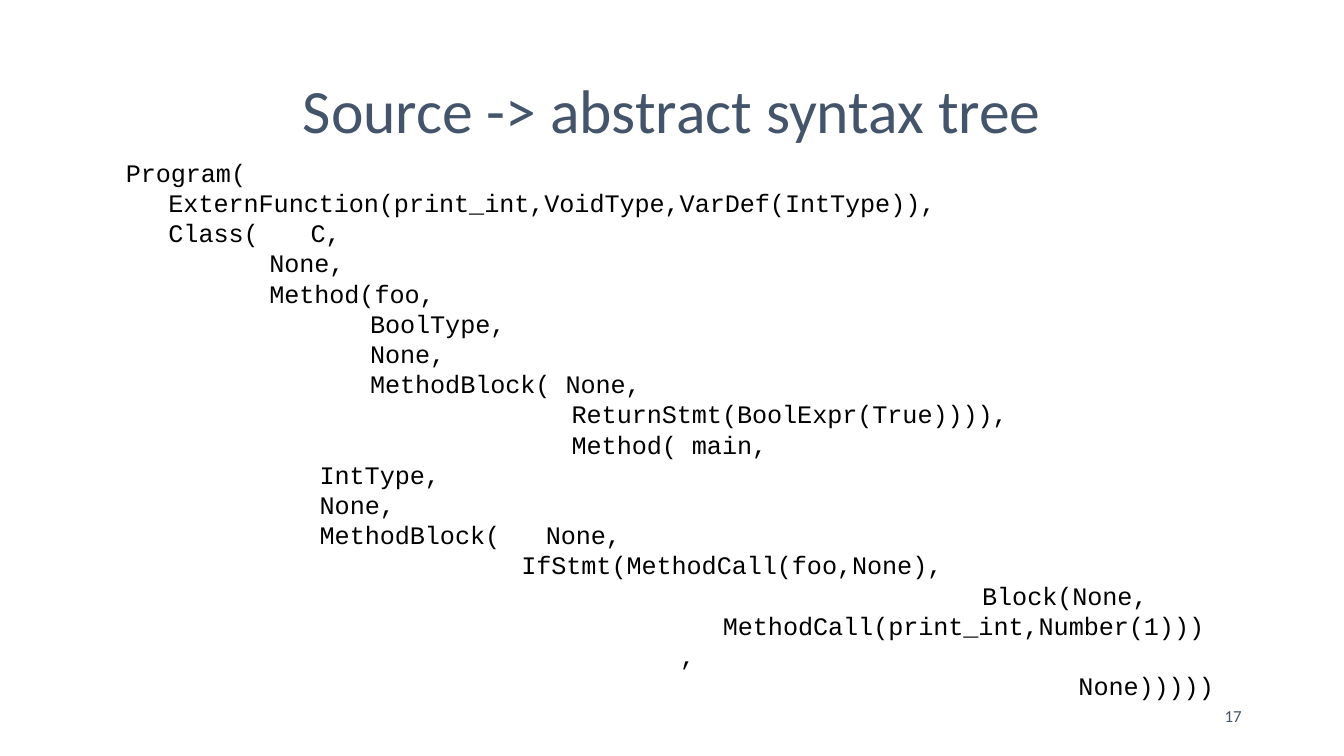
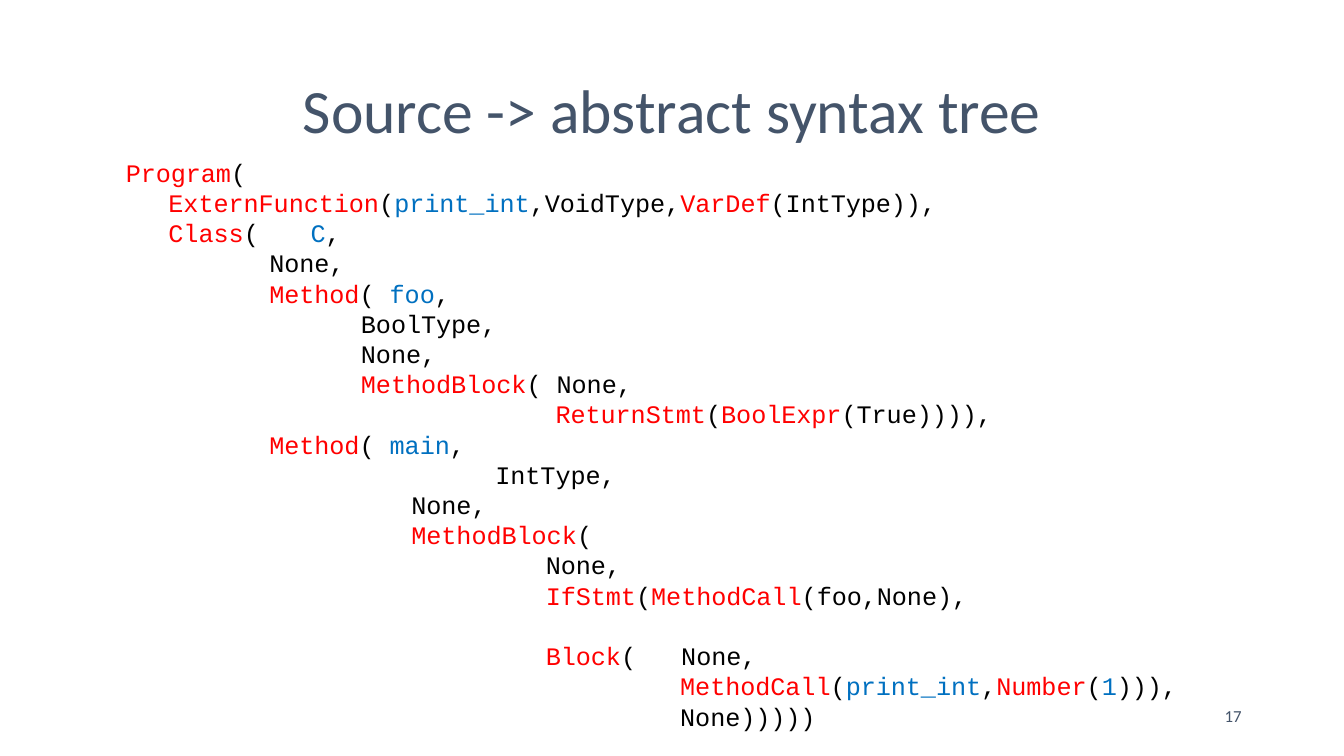
Before and after one commit to anoopsarkar/compilers-class, a slide deck: slide 17 of assets/ppt/intro/in4-stages-of-a-compiler.pptx. Drawn at 1344x756 pixels with LibreOffice and Linux fonts; fonts in the diff are those of the drawing. Boxes give left, top, right and bottom in pixels: in the first picture for what was removed or moved away, otherwise in the second. Text is boxed around its words. In the diff, an @@ line names an element or a change of style, - is before the commit and + after.

```diff
--- a/assets/ppt/intro/in4-stages-of-a-compiler.pptx
+++ b/assets/ppt/intro/in4-stages-of-a-compiler.pptx
@@ text at (x1=126, y1=163, x2=1177, y2=701): text colour #000000 to #FF0000 in "Program(", "ExternFunction(print_int,VoidType,VarDef(IntType)),", "Class(", "MethodBlock(" and 4 more places; text colour #000000 to #0070C0 in "ExternFunction(print_int,VoidType,VarDef(IntType)),", "C,", "main,", "MethodCall(print_int,Number(1))),"; indent changed @@
@@ text at (x1=269, y1=284, x2=450, y2=309): text changed; text colour #000000 to #FF0000 @@
-Method(foo,
+Method( foo,
@@ text at (x1=411, y1=526, x2=621, y2=579): text changed; text colour #000000 to #FF0000 @@
-MethodBlock( None,
+MethodBlock(
+None,
@@ text at (x1=546, y1=647, x2=756, y2=671): text changed @@
-Block(None,
+Block( None,
```
Also in this commit, not shown: 2 other slides changed, 3 other files.
